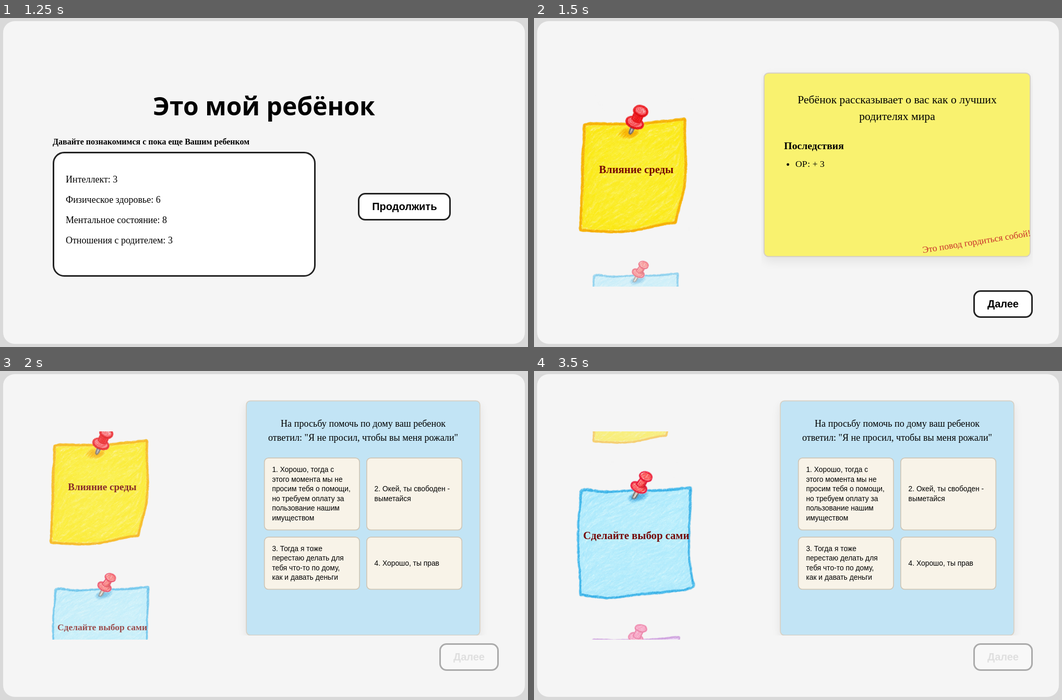
Above: before the commit, frames 1-4 (two rows, left to right).
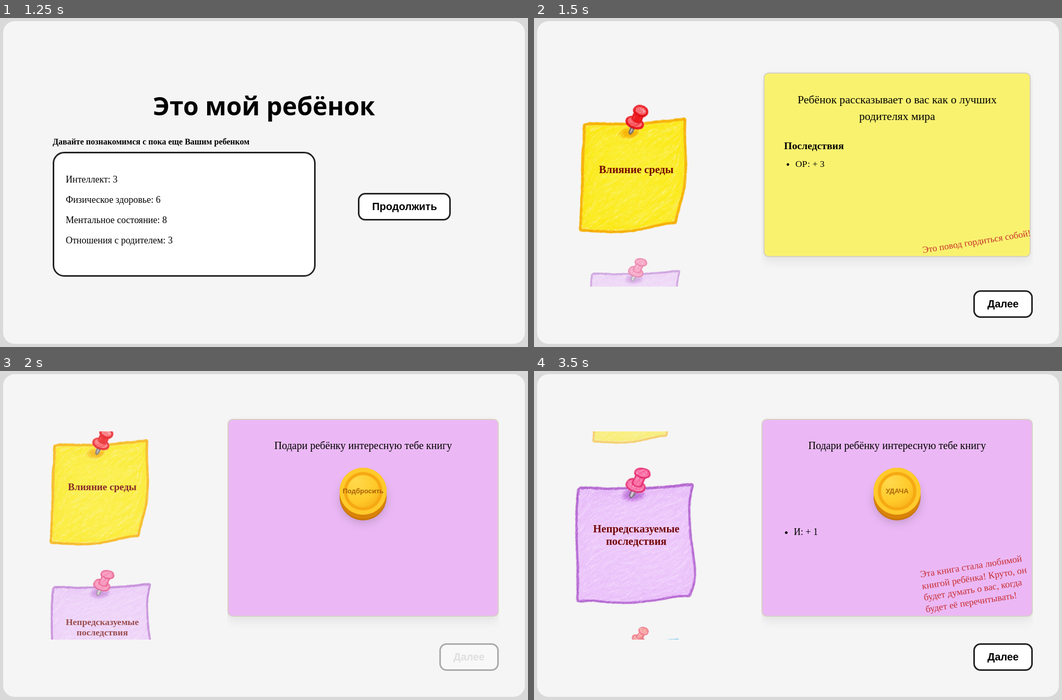
Above: after the commit, the same moments.

Repository: petmila/game_this_is_our_child
Game: browser game, page index.html
Same seed, same stepped clock (60 frames per second), same inputs: the game is played once before the commit and once after it.
Inputs (mouse positions are in pixels of both pictures, inside the frame that each line leads up to):
- Up to frame 1 (1.25 s): click "Начать" at 0.27 s
- Up to frame 2 (1.5 s): click "Продолжить" at 1.27 s
- Up to frame 3 (2 s): click "Далее" at 1.87 s
- Up to frame 4 (3.5 s): click (898, 492) at 2.47 s, where only the run after the commit has a clickable "Подбросить"

Frame 1 is identical in both runs. In frame 2, 0.8% of the frame differs, in the area x 10-28%, y 72-82%; in frame 3, 39%; in frame 4, 44%, in the area x 7-95%, y 8-92%.

Commit message:
fix change_stats style

Diff:
--- a/css/styles.css
+++ b/css/styles.css
@@ -37,7 +37,7 @@
   --color-influence: #f9f26f;
   --color-situation: #acddf6ad;
   --color-choice: #e68ef794;
-  --color-change-stat: #92df9e;
+  --color-change-stat: #8ffd469d;
 
   --transition-speed: 0.6s;
 }
@@ -374,7 +374,8 @@
 
 .influence-content,
 .choice-content,
-.situation-content {
+.situation-content,
+.change-stat-content {
   width: 100%;
   display: flex;
   justify-content: center;
@@ -383,7 +384,8 @@
 
 .influence-sheet,
 .choice-sheet,
-.situation-sheet {
+.situation-sheet,
+.change-stat-sheet {
   position: relative;
   border: 2px solid #d6d0c4;
   border-radius: 10px;
@@ -395,6 +397,13 @@
   width: min(520px, 100%);
 }
 
+.situation-sheet,
+.change-stat-sheet {
+  width: min(540px, 100%);
+  min-height: 420px;
+  padding: 34px 38px 100px;
+}
+
 .influence-sheet {
   min-height: 360px;
   padding: 34px 38px 70px;
@@ -408,21 +417,24 @@
 }
 
 .situation-sheet {
-  width: min(540px, 100%);
-  min-height: 420px;
-  padding: 34px 38px 100px;
   background: var(--color-situation);
 }
 
+.change-stat-sheet {
+  background: var(--color-change-stat);
+}
+
 .influence-title,
-.situation-title {
+.situation-title,
+.change-stat-title {
   margin: 0 0 18px;
   font-size: 30px;
 }
 
 .influence-description,
 .choice-description,
-.situation-description {
+.situation-description,
+.change-stat-text {
   line-height: 1.5;
 }
 
@@ -436,14 +448,76 @@
   font-size: 20px;
 }
 
-.situation-description {
+.situation-description,
+.change-stat-text {
   margin: 0 0 28px;
   font-size: 21px;
 }
 
+.situation-choices,
+.change-stat-options {
+  width: 100%;
+  display: grid;
+  grid-template-columns: repeat(2, minmax(0, 1fr));
+  gap: 14px;
+}
+
+.situation-choice-button,
+.stat-choice-button {
+  width: 100%;
+  min-height: 86px;
+  padding: 14px 16px;
+  border: 2px solid #cfc7b8;
+  border-radius: 10px;
+  background: #f8f3e8;
+  font-size: 16px;
+  line-height: 1.35;
+  text-align: left;
+  cursor: pointer;
+  transition:
+    transform 0.2s ease,
+    background-color 0.2s ease,
+    border-color 0.2s ease,
+    opacity 0.2s ease;
+}
+
+.situation-choice-button:hover:not(:disabled),
+.stat-choice-button:hover:not(:disabled) {
+  transform: translateY(-2px);
+  background: #f2eadb;
+  border-color: #a89f91;
+}
+
+.situation-choice-button.selected,
+.stat-choice-button.selected {
+  transform: rotate(-0.5deg);
+}
+
+.situation-choice-button.selected {
+  background: #fff1b8;
+  border-color: #d4a82e;
+}
+
+.stat-choice-button.selected {
+  background: var(--color-change-stat);
+  border-color: #d4a82e;
+}
+
+.situation-choice-button:disabled,
+.stat-choice-button:disabled {
+  cursor: default;
+  opacity: 0.4;
+}
+
+.situation-choice-button.selected:disabled,
+.stat-choice-button.selected:disabled {
+  opacity: 1;
+}
+
 .influence-effects,
 .choice-result,
-.situation-result {
+.situation-result,
+.change-stat-result {
   text-align: left;
 }
 
@@ -483,8 +557,14 @@
   margin-top: 20px;
 }
 
-.situation-result {
+.situation-result,
+.change-stat-result {
   margin-top: 24px;
+}
+
+.change-stat-result {
+  font-size: 17px;
+  line-height: 1.5;
 }
 
 
@@ -505,79 +585,6 @@
   transform: rotate(-9deg);
   transform-origin: center;
   opacity: 0.95;
-}
-
-
-/* =========================
-   CHANGE STAT
-========================= */
-
-.change-stat-content {
-  width: min(500px, 100%);
-  display: flex;
-  flex-direction: column;
-  align-items: center;
-  gap: 22px;
-}
-
-.change-stat-title {
-  margin: 0;
-  font-size: 32px;
-}
-
-.change-stat-text {
-  margin: 0;
-  max-width: 450px;
-  font-size: 18px;
-  line-height: 1.5;
-}
-
-.change-stat-options {
-  width: 100%;
-  display: grid;
-  grid-template-columns: repeat(2, 1fr);
-  gap: 14px;
-}
-
-.stat-choice-button {
-  min-height: 70px;
-  padding: 14px;
-  border: 3px solid #222;
-  border-radius: 16px;
-  background: white;
-  font-size: 17px;
-  font-weight: bold;
-  cursor: pointer;
-  transition:
-    transform 0.2s ease,
-    background-color 0.2s ease,
-    opacity 0.2s ease;
-}
-
-.stat-choice-button:hover:not(:disabled) {
-  transform: scale(1.03);
-  background: #eeeeee;
-}
-
-.stat-choice-button.selected {
-  background: var(--color-change-stat);
-  transform: scale(1.04);
-}
-
-.stat-choice-button:disabled {
-  cursor: default;
-  opacity: 0.4;
-}
-
-.stat-choice-button.selected:disabled {
-  opacity: 1;
-}
-
-.change-stat-result {
-  min-height: 50px;
-  margin: 0;
-  font-size: 18px;
-  line-height: 1.5;
 }
 
 
@@ -668,56 +675,6 @@
 
 
 /* =========================
-   SITUATION CHOICES
-========================= */
-
-.situation-choices {
-  display: grid;
-  grid-template-columns: repeat(2, minmax(0, 1fr));
-  gap: 14px;
-}
-
-.situation-choice-button {
-  width: 100%;
-  min-height: 86px;
-  padding: 14px 16px;
-  border: 2px solid #cfc7b8;
-  border-radius: 10px;
-  background: #f8f3e8;
-  font-size: 16px;
-  line-height: 1.35;
-  text-align: left;
-  cursor: pointer;
-  transition:
-    transform 0.2s ease,
-    background-color 0.2s ease,
-    border-color 0.2s ease,
-    opacity 0.2s ease;
-}
-
-.situation-choice-button:hover:not(:disabled) {
-  transform: translateY(-2px);
-  background: #f2eadb;
-  border-color: #a89f91;
-}
-
-.situation-choice-button.selected {
-  background: #fff1b8;
-  border-color: #d4a82e;
-  transform: rotate(-0.5deg);
-}
-
-.situation-choice-button:disabled {
-  cursor: default;
-  opacity: 0.4;
-}
-
-.situation-choice-button.selected:disabled {
-  opacity: 1;
-}
-
-
-/* =========================
    RESPONSIVE
 ========================= */
 
--- a/index.html
+++ b/index.html
@@ -90,7 +90,6 @@
       </div>
     </section>
   </main>
-  <!-- <script type="module" src="./js/data.js"></script> -->
   <script type="module" src="./js/game.js"></script>
 </body>
 </html>
--- a/js/game.js
+++ b/js/game.js
@@ -64,15 +64,56 @@
    GAME DATA
 ========================= */
 
+// const blocks = [
+//   "influence",
+//   "situation",
+//   "choice",
+//   "change_stat",
+//   "influence",
+//   "choice",
+//   "situation",
+//   "change_stat"
+// ];
+
 const blocks = [
   "influence",
-  "situation",
-  "choice",
+  "choice",
+  "situation",
+  "influence",
   "change_stat",
-  "influence",
-  "choice",
-  "situation",
-  "change_stat"
+  "choice",
+  "situation",
+  "change_stat",
+  "influence",
+  "situation",
+  "choice",
+  "change_stat",
+  "influence",
+  "situation",
+  "change_stat",
+  "situation",
+  "choice",
+  "influence",
+  "situation",
+  "influence",
+  "change_stat",
+  "choice",
+  "situation",
+  "choice",
+  "change_stat",
+  "influence",
+  "situation",
+  "choice",
+  "influence",
+  "change_stat",
+  "situation",
+  "choice",
+  "influence",
+  "choice",
+  "change_stat",
+  "situation",
+  "influence",
+  "choice"
 ];
 
 const blockTypes = {
@@ -533,10 +574,10 @@
   nextButton.disabled = true;
   contentArea.innerHTML = `
     <div class="change-stat-content">
+    <div class="change-stat-sheet">
       <p class="change-stat-text">
         Выберите характеристику, на которую хотите положительно повлиять.
       </p>
-
       <div class="change-stat-options">
         <button class="stat-choice-button" data-stat="И">Интеллект</button>
         <button class="stat-choice-button" data-stat="ФЗ">Физическое здоровье</button>
@@ -544,6 +585,7 @@
         <button class="stat-choice-button" data-stat="ОР">Отношения с родителями</button>
       </div>
       <p id="changeStatResult" class="change-stat-result"></p>
+      </div>
     </div>
   `;
   setupChangeStatButtons();
